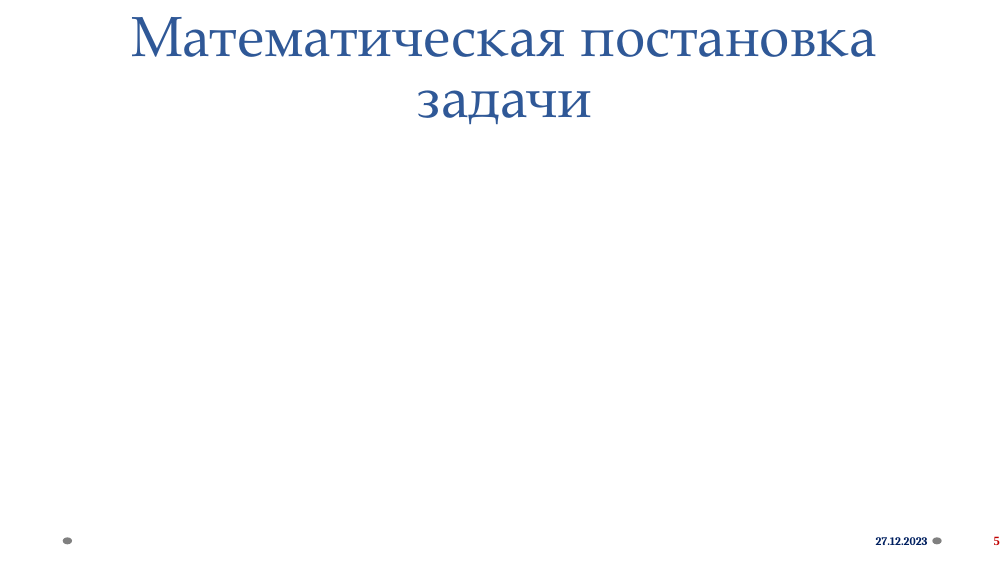
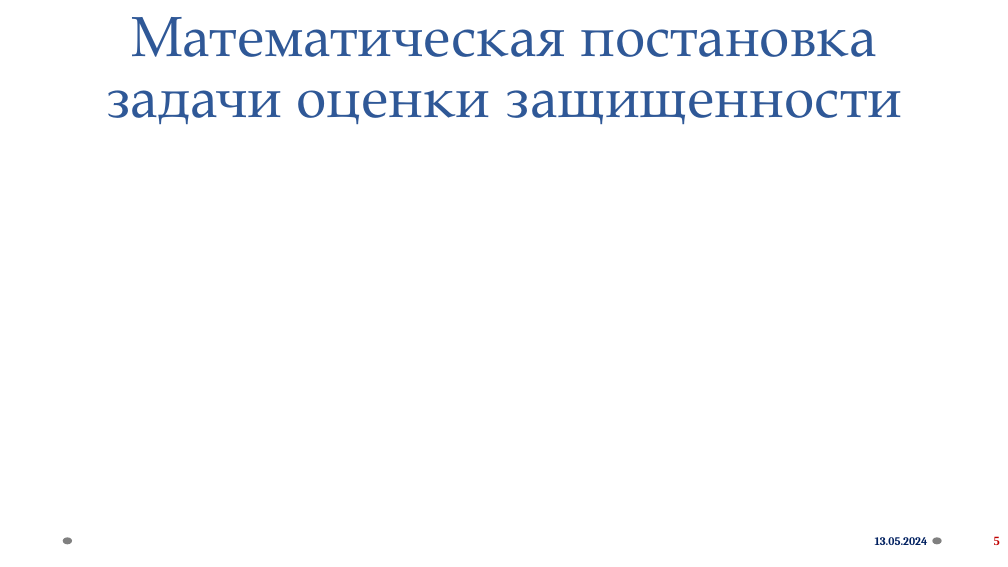
Before and after one commit to mikeezq/pre-system, a slide deck: slide 5 of docs/Книр_КорниловМ.А..pptx. Drawn at 1008x567 pixels with LibreOffice and Linux fonts; fonts in the diff are those of the drawing; grey boxes stand for pictures; background and template pictures are left out. Boxes give left, top, right and bottom in pixels: in the first picture for what was removed or moved away, otherwise in the second. Text is boxed around its words. In the diff, an @@ line names an element or a change of style, - is before the commit and + after.

```diff
--- a/docs/Книр_КорниловМ.А..pptx
+++ b/docs/Книр_КорниловМ.А..pptx
@@ title at [105,17,903,125]: text changed @@
-Математическая постановка задачи
+Математическая постановка задачи оценки защищенности
@@ text at [875,537,928,545]: text changed @@
-27.12.2023
+13.05.2024
```
Also in this commit, not shown: 7 other slides changed, 6 slides added, 7 other files.
